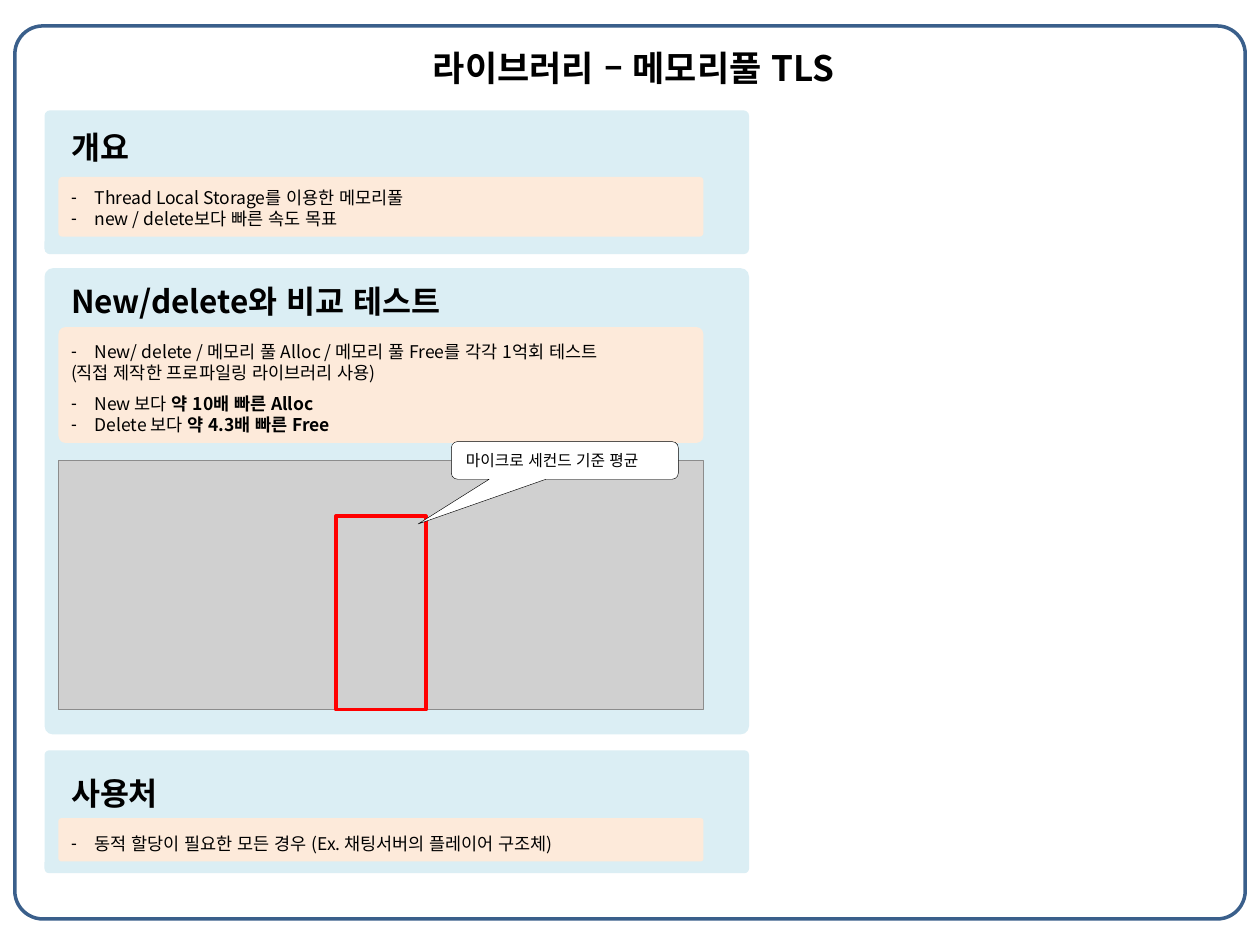
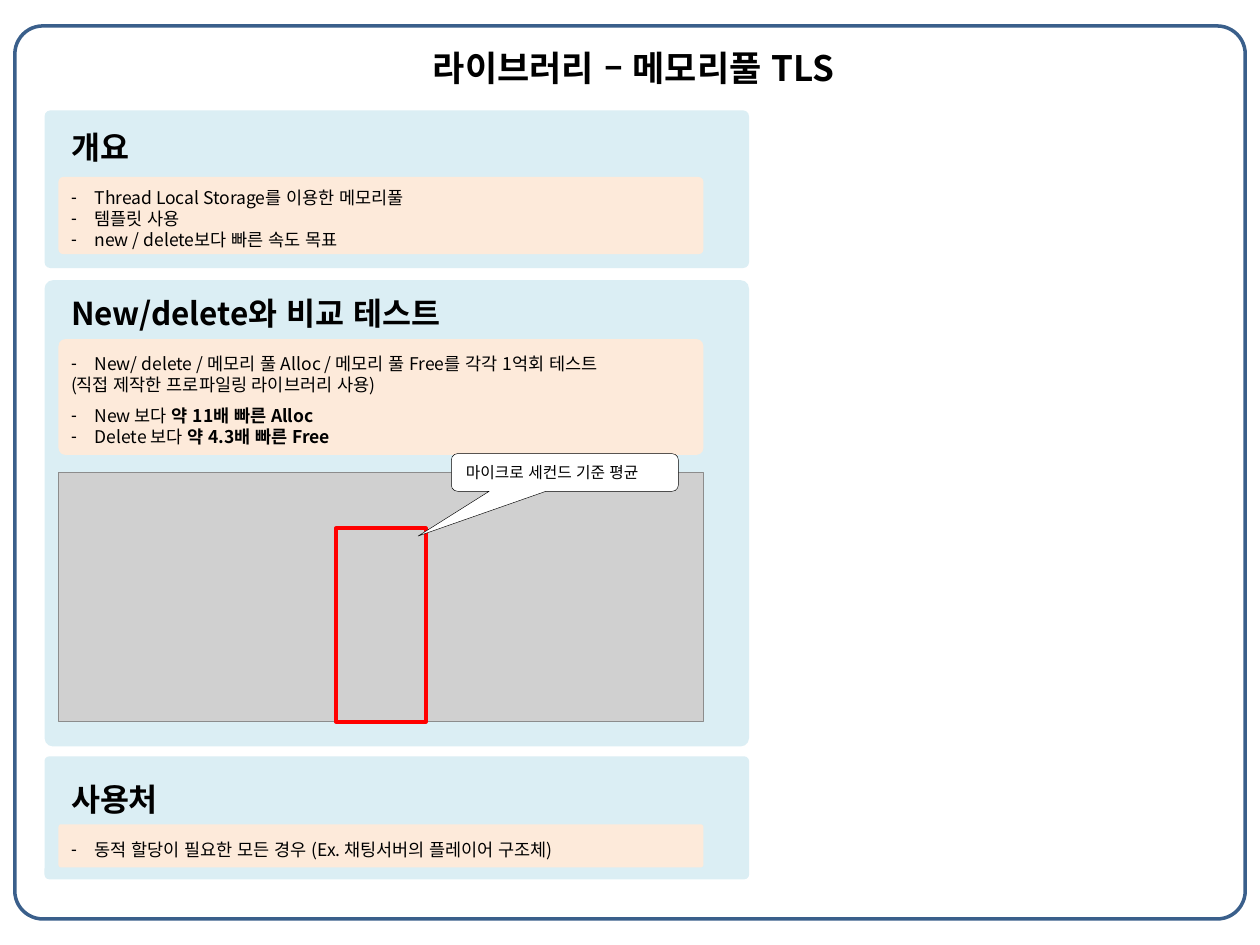
Before and after one commit to Buchen-Apple/MyCode, a slide deck: slide 23 of _포트폴리오/최종/포트폴리오_신버전_송진규.pptx (slide 21 before the commit). Drawn at 1260x945 pixels with LibreOffice and Linux fonts; fonts in the diff are those of the drawing; grey boxes stand for pictures. Boxes give left, top, right and bottom in pixels: in the first picture for what was removed or moved away, otherwise in the second. Text is boxed around its words. In the diff, an @@ line names an element or a change of style, - is before the commit and + after.

```diff
--- a/_포트폴리오/최종/포트폴리오_신버전_송진규.pptx
+++ b/_포트폴리오/최종/포트폴리오_신버전_송진규.pptx
@@ rounded rectangle: place and size @@
-rounded rectangle at (44, 111, 748, 255)
+rounded rectangle at (44, 111, 748, 268)
@@ rounded rectangle: place and size @@
-rounded rectangle at (58, 178, 703, 237)
+rounded rectangle at (58, 178, 703, 255)
@@ text at (95, 210, 180, 227): paragraph added @@
+– 템플릿 사용
@@ text at (95, 407, 313, 424): text changed @@
-– New 보다 약 10배 빠른 Alloc
+– New 보다 약 11배 빠른 Alloc
@@ rounded speech box "마이크로 세컨드 기준 평균": place and size @@
-rounded speech box "마이크로 세컨드 기준 평균" at (451, 441, 678, 479)
+rounded speech box "마이크로 세컨드 기준 평균" at (451, 454, 678, 491)
@@ 2 rounded rectangles, 1 picture, 1 text, 1 rectangle: place and size @@
-2 rounded rectangles, 1 picture, 1 text, 1 rectangle at (44, 268, 748, 735)
+2 rounded rectangles, 1 picture, 1 text, 1 rectangle at (44, 280, 748, 746)
@@ 2 rounded rectangles, 1 text: place and size @@
-2 rounded rectangles, 1 text at (44, 750, 748, 873)
+2 rounded rectangles, 1 text at (44, 756, 748, 879)
```
Also in this commit, not shown: 9 other slides changed, 3 slides added, 1 slide removed, 30 other files.
